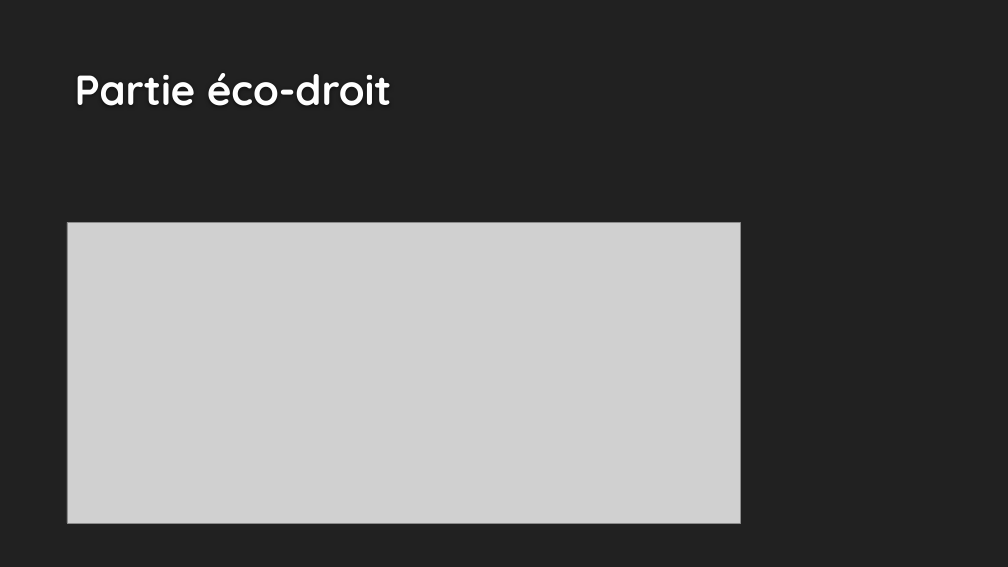
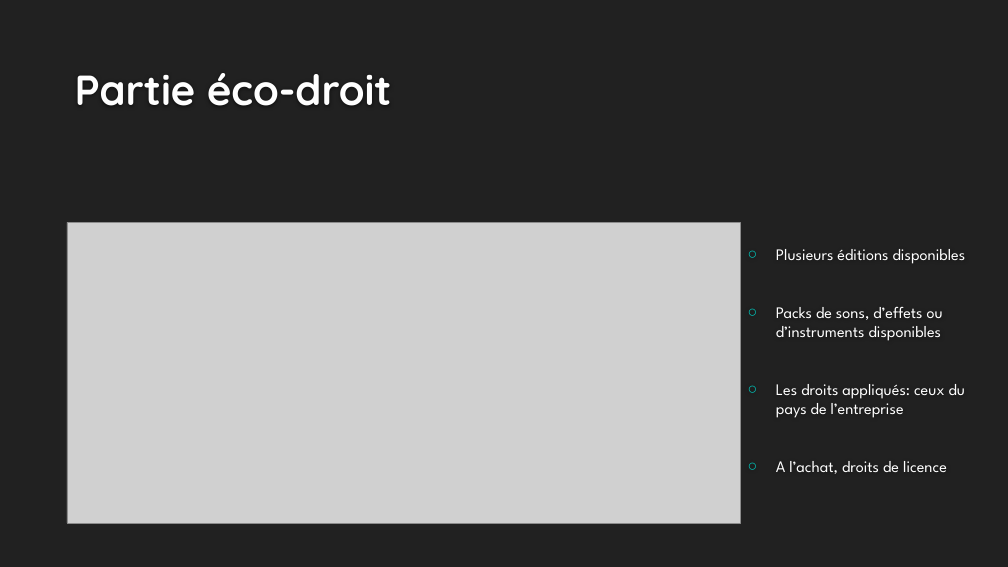
Before and after one commit to 52Alexis/PTUTS1A2, a slide deck: slide 3 of Soutenance/Les logiciels de Musique Assistée par Ordinateur.pptx. Drawn at 1008x567 pixels with LibreOffice and Linux fonts; fonts in the diff are those of the drawing; grey boxes stand for pictures; background and template pictures are left out. Boxes give left, top, right and bottom in pixels: in the first picture for what was removed or moved away, otherwise in the second. Text is boxed around its words. In the diff, an @@ line names an element or a change of style, - is before the commit and + after.

```diff
--- a/Soutenance/Les logiciels de Musique Assistée par Ordinateur.pptx
+++ b/Soutenance/Les logiciels de Musique Assistée par Ordinateur.pptx
@@ text added at [776,249,966,474], 15.3 pt, text #FFFFFF @@
+○ Plusieurs éditions disponibles
+○ Packs de sons, d’effets ou d’instruments disponibles
+○ Les droits appliqués: ceux du pays de l’entreprise
+○ A l’achat, droits de licence
```
Also in this commit, not shown: 1 other slide changed, 2 slides added, 1 slide removed.
